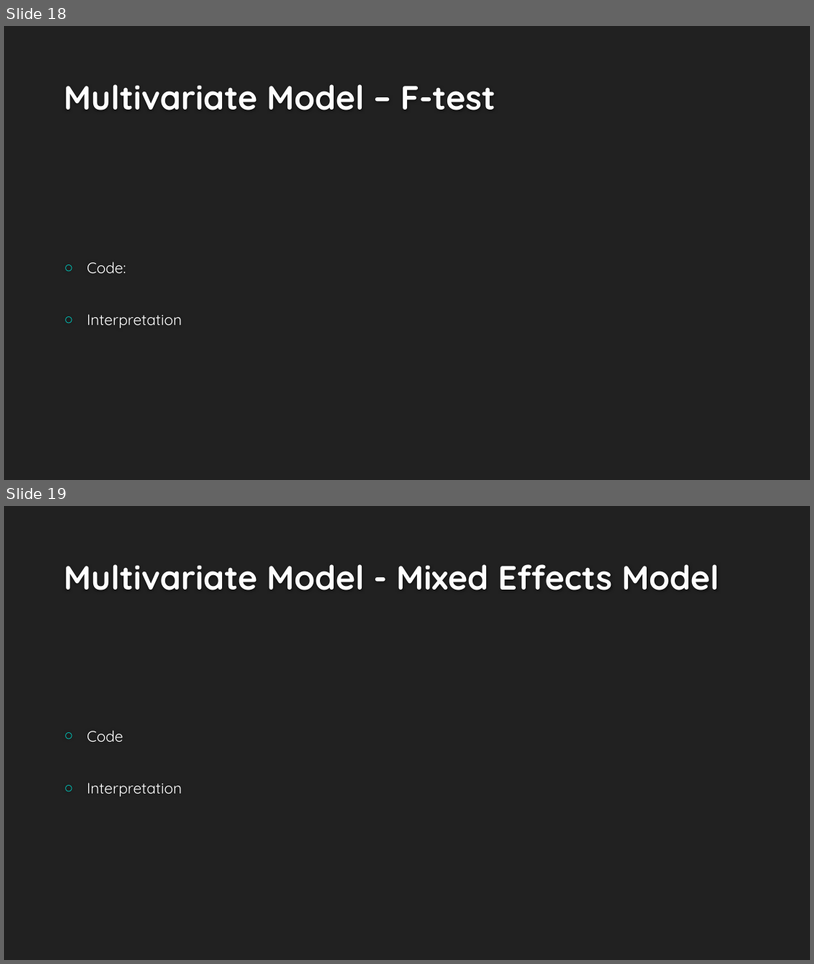
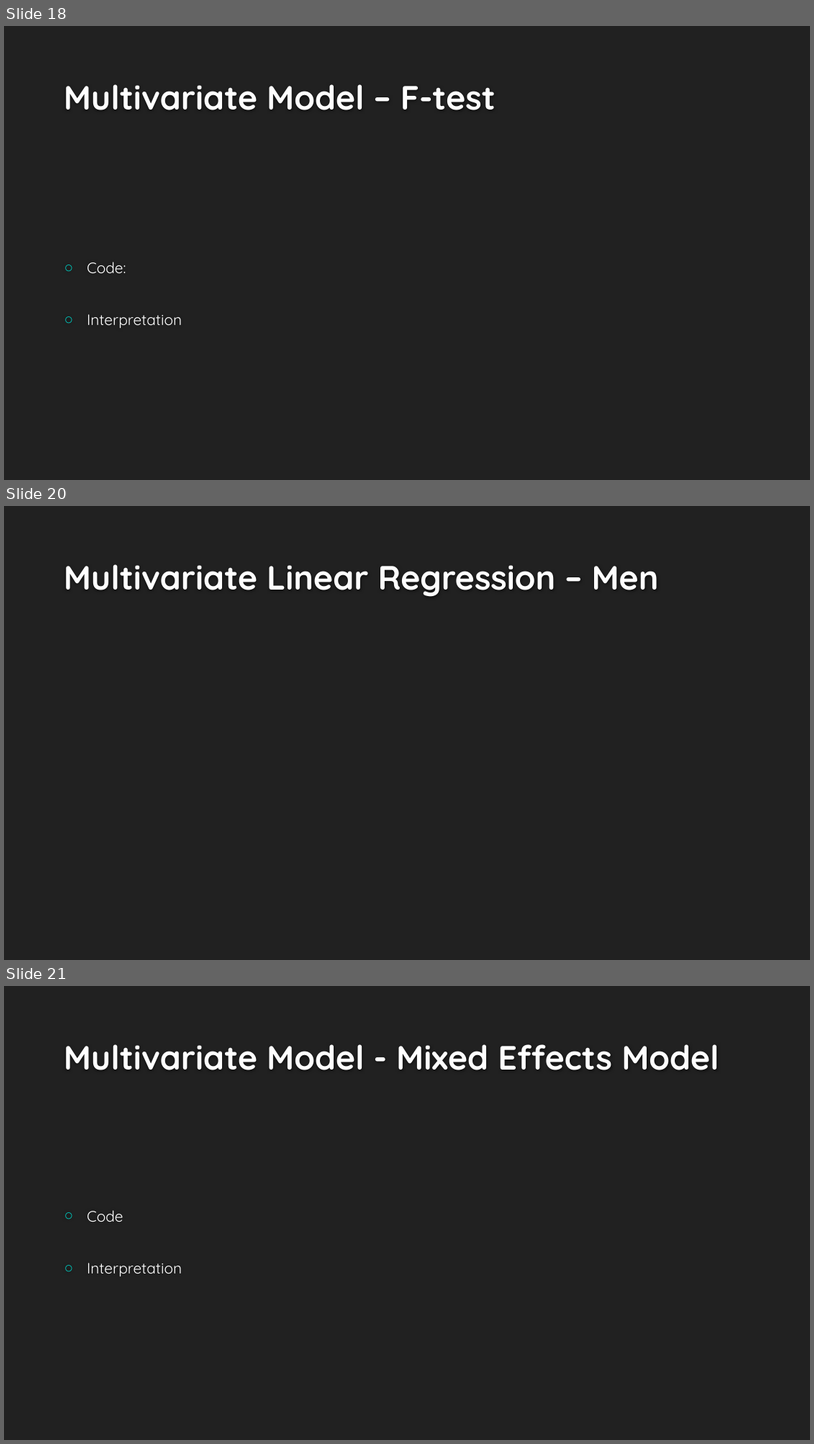
Before and after one commit to EricSchles/algorithmic_bias, a slide deck: Understanding Bias Via Interpretability.pptx. Shown one above the other, each under a label of ours: slides 18 and 19 before the commit, slides 18, 20 and 21 after it; the slides between them are not shown. The pictures are 814x964 and 814x1444 pixels, drawn with LibreOffice and Linux fonts; fonts in the diff are those of the drawing; background and template pictures are left out. Boxes give left, top, right and bottom in pixels: in the first picture for what was removed or moved away, otherwise in the second. Text is boxed around its words. In the diff, an @@ line names an element or a change of style, - is before the commit and + after.

```diff
--- a/Understanding Bias Via Interpretability.pptx
+++ b/Understanding Bias Via Interpretability.pptx
@@ slide 20 added at (x1=4, y1=506, x2=810, y2=960), background #212121 @@
@@ title added at (x1=64, y1=564, x2=659, y2=597), 40 pt, text #FEFEFE, bold @@
+Multivariate Linear Regression – Men
@@ what was slide 19 is now slide 21 @@
```
Also in this commit, not shown: 5 slides changed, 18 other slides added, 6 slides removed, 13 other files.
